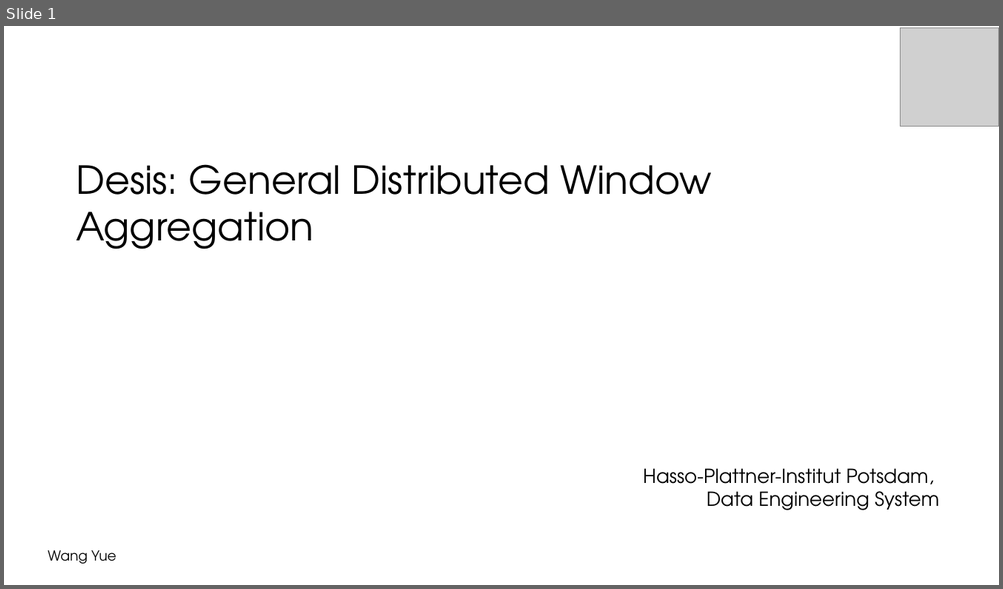
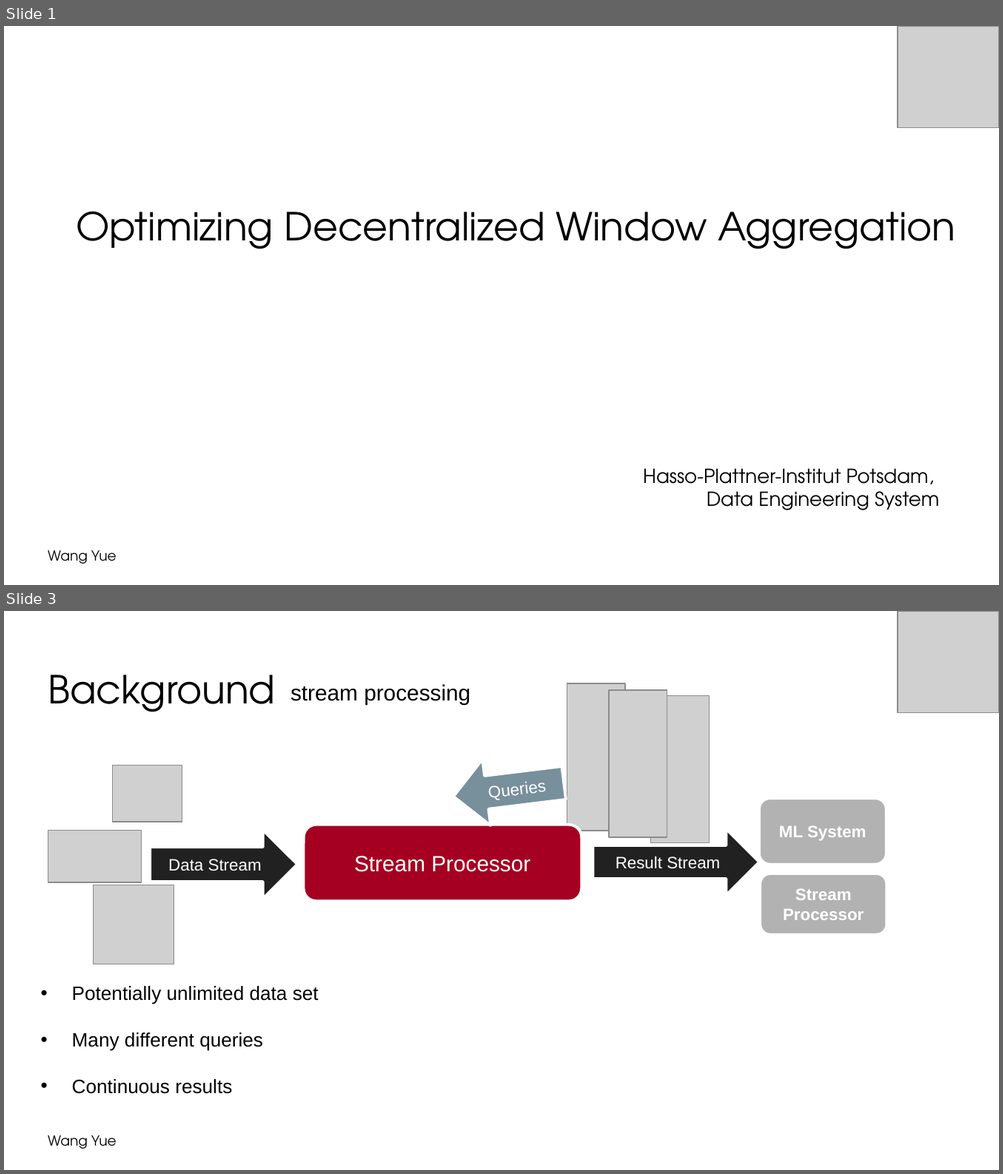
Before and after one commit to wywclmqf/DESengine, a slide deck: FigureScripts/symposium 2022-4.pptx. Shown one above the other, each under a label of ours: slide 1 before the commit, slides 1 and 3 after it; the slides between them are not shown. The pictures are 1003x589 and 1003x1174 pixels, drawn with LibreOffice and Linux fonts; fonts in the diff are those of the drawing; grey boxes stand for pictures; background and template pictures are left out. Boxes give left, top, right and bottom in pixels: in the first picture for what was removed or moved away, otherwise in the second. Text is boxed around its words. In the diff, an @@ line names an element or a change of style, - is before the commit and + after.

```diff
--- a/FigureScripts/symposium 2022-4.pptx
+++ b/FigureScripts/symposium 2022-4.pptx
@@ slide 3 added at bbox=[4, 611, 999, 1170], background #FFFFFF; not listed: 1 template element that a slide beside it also shows @@
@@ picture added at bbox=[897, 611, 999, 712] @@
@@ picture added at bbox=[900, 613, 999, 712] @@
@@ text added at bbox=[48, 675, 275, 712], 28 pt, text #000000 @@
+Background
@@ text added at bbox=[290, 684, 470, 704], 16 pt, text #000000 @@
+stream processing
@@ picture added at bbox=[567, 684, 626, 831] @@
@@ picture added at bbox=[609, 691, 667, 837] @@
@@ picture added at bbox=[651, 695, 709, 843] @@
@@ picture added at bbox=[112, 765, 182, 822] @@
@@ left arrow added at bbox=[449, 749, 568, 829], fill #78909C, outline #FFFFFF 2 pt, 12 pt, text #FFFFFF @@
+Queries
@@ rounded rectangle added at bbox=[759, 798, 886, 865], fill #B2B2B2, outline #FFFFFF 2 pt, 12 pt, text #FFFFFF, bold @@
+ML System
@@ picture added at bbox=[48, 831, 141, 883] @@
@@ right arrow added at bbox=[151, 830, 297, 898], fill #212121, outline #FFFFFF 2 pt, 12 pt, text #FFFFFF @@
+Data Stream
@@ rounded rectangle added at bbox=[304, 825, 581, 901], fill #A50021, outline #FFFFFF 2 pt, 16 pt, text #FFFFFF @@
+Stream Processor
@@ right arrow added at bbox=[593, 829, 759, 895], fill #212121, outline #FFFFFF 2 pt, 12 pt, text #FFFFFF @@
+Result Stream
@@ rounded rectangle added at bbox=[760, 874, 886, 934], fill #B2B2B2, outline #FFFFFF 2 pt, 12 pt, text #FFFFFF, bold @@
+Stream Processor
@@ picture added at bbox=[94, 886, 174, 965] @@
@@ text added at bbox=[72, 986, 318, 1094], 14 pt, text #000000 @@
+  • Potentially unlimited data set
+  • Many different queries
+  • Continuous results
@@ slide 1 changed as well @@
@@ picture added at bbox=[897, 26, 999, 127] @@
@@ title at bbox=[76, 211, 955, 249]: text changed @@
-Desis: General Distributed Window Aggregation
+Optimizing Decentralized Window Aggregation
```
Also in this commit, not shown: 29 other slides changed, 3 other slides added, 10 slides removed, 5 other files.
